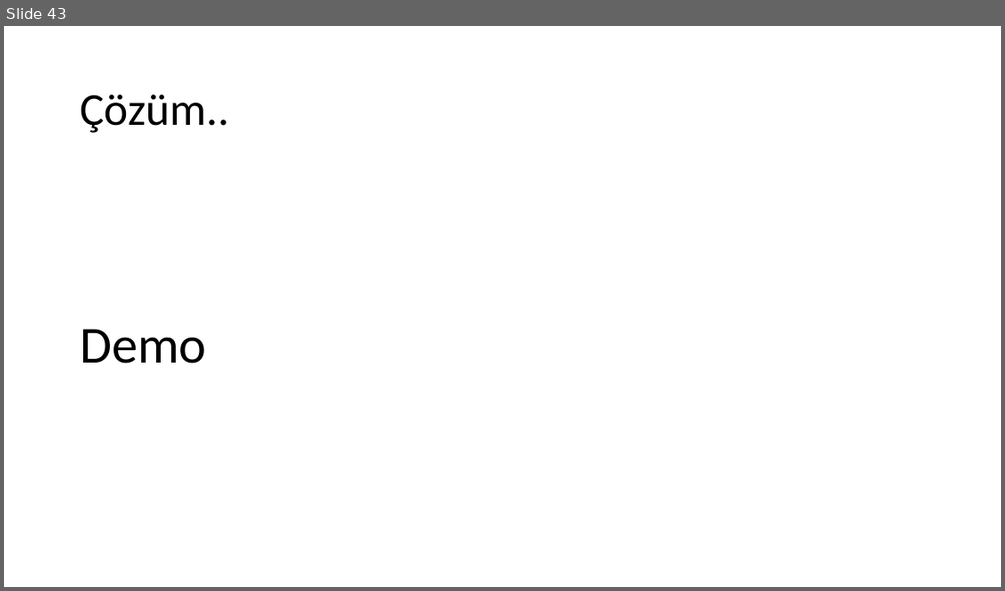
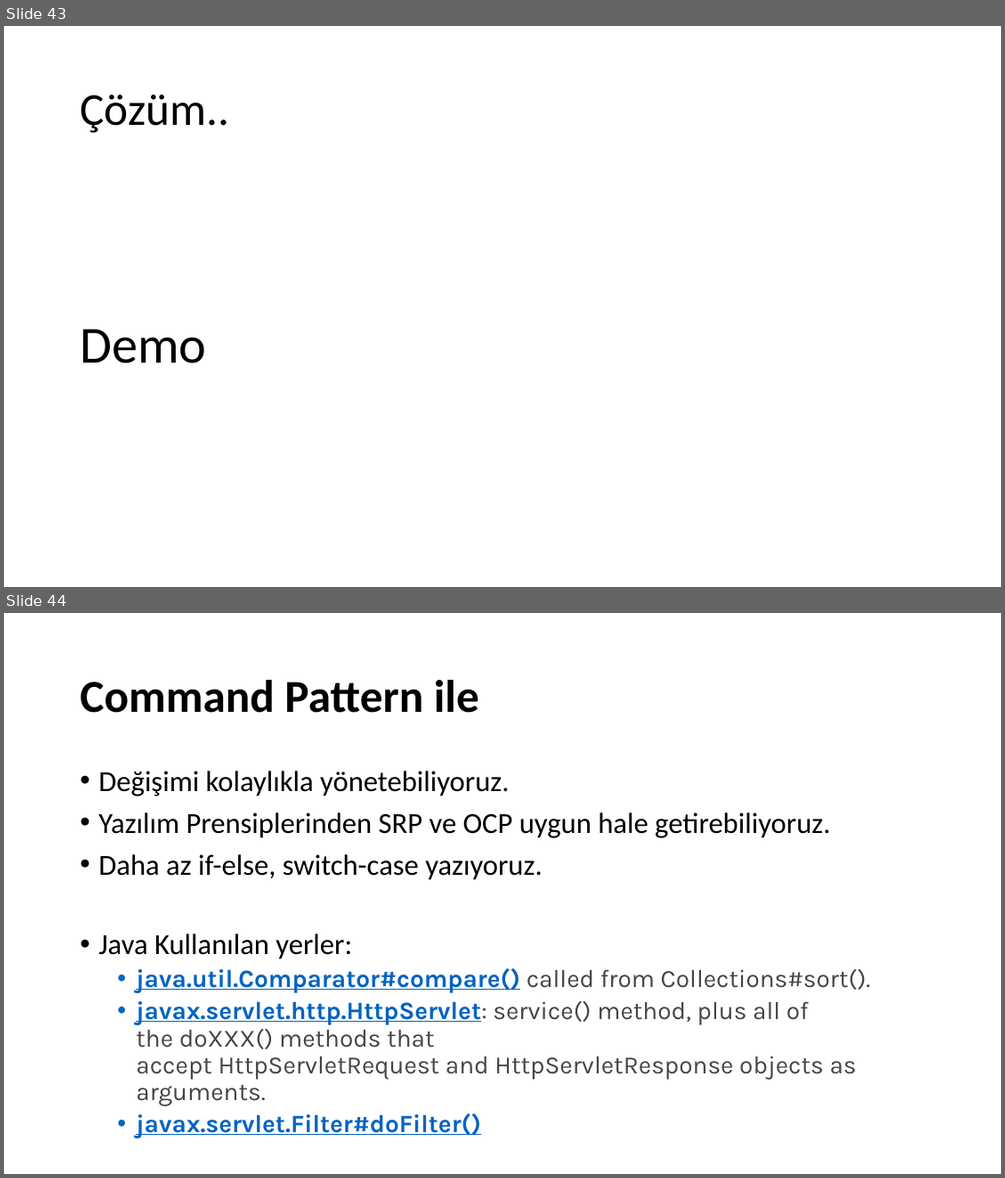
Before and after one commit to umiitkose/DesignPattern-Umiitkose, a slide deck: Tasarımdesenleri.pptx. Shown one above the other, each under a label of ours: slide 43 before the commit, slides 43 and 44 after it. The pictures are 1005x591 and 1005x1178 pixels, drawn with LibreOffice and Linux fonts; fonts in the diff are those of the drawing. Boxes give left, top, right and bottom in pixels: in the first picture for what was removed or moved away, otherwise in the second. Text is boxed around its words. In the diff, an @@ line names an element or a change of style, - is before the commit and + after.

Commit message:
add design pattern

```diff
--- a/Tasarımdesenleri.pptx
+++ b/Tasarımdesenleri.pptx
@@ slide 44 added at <box>4,613,1001,1174</box>, background #FFFFFF @@
@@ title added at <box>80,680,479,713</box>, 44 pt, text #000000, bold @@
+Command Pattern ile
@@ text added at <box>98,771,830,880</box>, 28 pt, text #000000 @@
+• Değişimi kolaylıkla yönetebiliyoruz.
+• Yazılım Prensiplerinden SRP ve OCP uygun hale getirebiliyoruz.
+• Daha az if-else, switch-case yazıyoruz.
@@ text added at <box>98,933,871,1138</box>, 24 pt, text #444444 @@
+• Java Kullanılan yerler:
+  • java.util.Comparator#compare() called from Collections#sort().
+  • javax.servlet.http.HttpServlet: service() method, plus all of the doXXX() methods that accept HttpServletRequest and HttpServletResponse objects as arguments.
+  • javax.servlet.Filter#doFilter()
```
Also in this commit, not shown: 21 other slides added.
